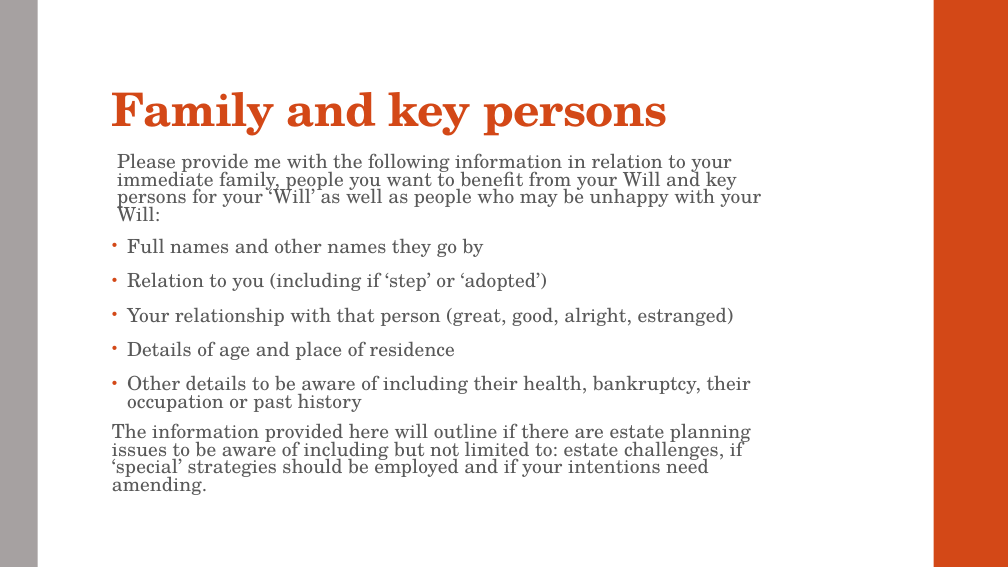
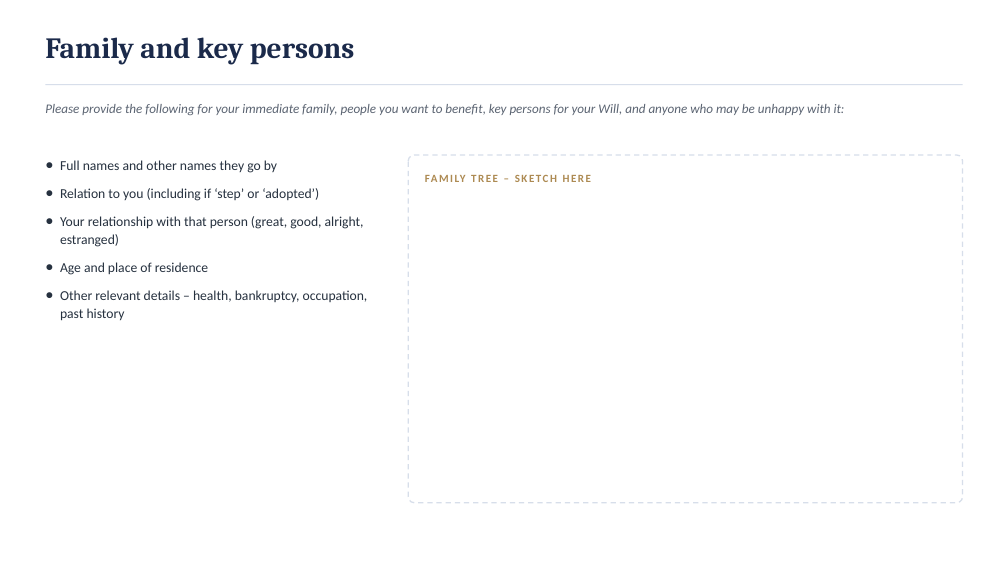
Before and after one commit to dariuschats/dariuschats.github.io, a slide deck: slide 5 of downloadables/other/Estate planning/Estate Planning Meeting Slides.pptx (slide 6 before the commit). Drawn at 1008x567 pixels with LibreOffice and Linux fonts; fonts in the diff are those of the drawing. Boxes give left, top, right and bottom in pixels: in the first picture for what was removed or moved away, otherwise in the second. Text is boxed around its words. In the diff, an @@ line names an element or a change of style, - is before the commit and + after.

Commit message:
updated estate planning slides

```diff
--- a/downloadables/other/Estate planning/Estate Planning Meeting Slides.pptx
+++ b/downloadables/other/Estate planning/Estate Planning Meeting Slides.pptx
@@ rectangle removed at <box>0,0,38,567</box> @@
@@ text "Family and key persons": place and size @@
-text "Family and key persons" at <box>112,92,668,136</box>
+text "Family and key persons" at <box>140,37,355,65</box>
@@ text "Family and key persons" at <box>140,37,355,65</box>: size 44 to 28 pt, font TeX Gyre Schola to Cambria, text colour #D34817 to #1B2A4A, letter spacing -0.5 to 0 pt; line spacing 0.9 to 1; vertical alignment bottom to top @@
@@ rectangle removed at <box>934,0,1008,567</box> @@
@@ text added at <box>45,37,134,65</box>, 10.5 pt, text #AD8A52, bold @@
+FAMILY TREE – SKETCH HERE
@@ line added from (45, 85) to (963, 85), #D7DEEA 1 pt @@
@@ text added at <box>45,104,845,115</box>, 12.5 pt, text #5B6472, italic @@
+Please provide the following for your immediate family, people you want to benefit, key persons for your Will, and anyone who may be unhappy with it:
@@ text added at <box>60,160,368,321</box>, 13 pt, text #26313F @@
+● Full names and other names they go by
+● Relation to you (including if ‘step’ or ‘adopted’)
+● Your relationship with that person (great, good, alright, estranged)
+● Age and place of residence
+● Other relevant details – health, bankruptcy, occupation, past history
@@ text removed at <box>112,153,761,495</box> @@
-Please provide me with the following information in relation to your immediate family, people you want to benefit from your Will and key persons for your ‘Will’ as well as people who may be unhappy with your Will:
-• Full names and other names they go by
-• Relation to you (including if ‘step’ or ‘adopted’)
-• Your relationship with that person (great, good, alright, estranged)
-• Details of age and place of residence
-• Other details to be aware of including their health, bankruptcy, their occupation or past history
-The information provided here will outline if there are estate planning issues to be aware of including but not limited to: estate challenges, if ‘special’ strategies should be employed and if your intentions need amending.
@@ rounded rectangle added at <box>408,155,963,503</box>, fill #FFFFFF, outline #D7DEEA 1.25 pt dashed @@
```
Also in this commit, not shown: 29 other slides changed, 5 slides added, 27 slides removed, 1 other file.
